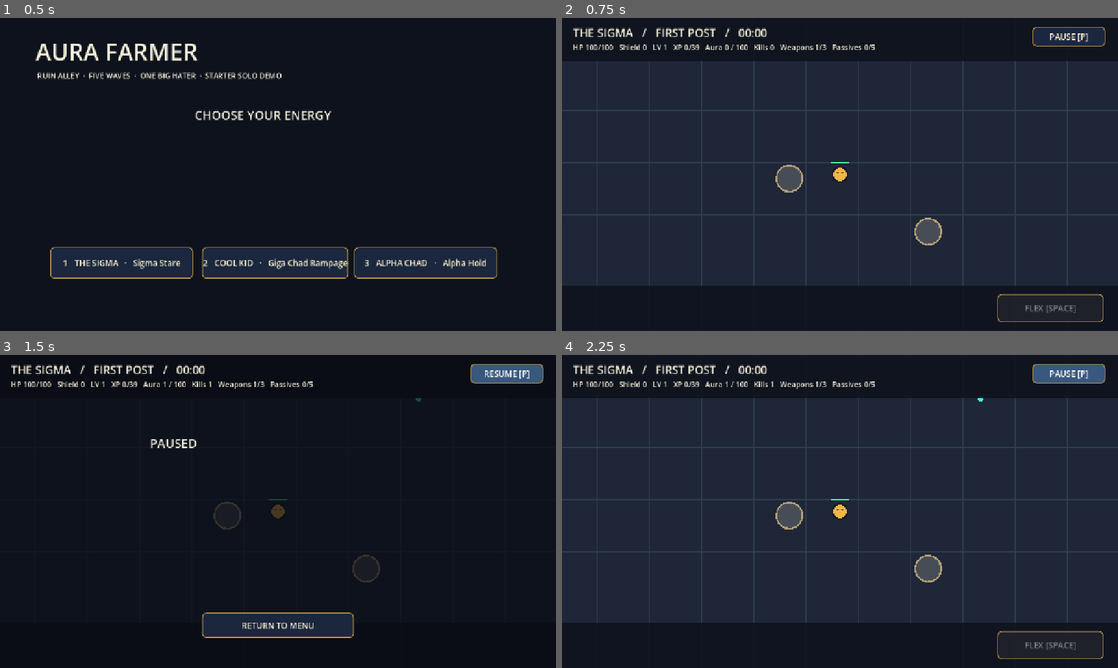
Above: before the commit, frames 1-4 (two rows, left to right).
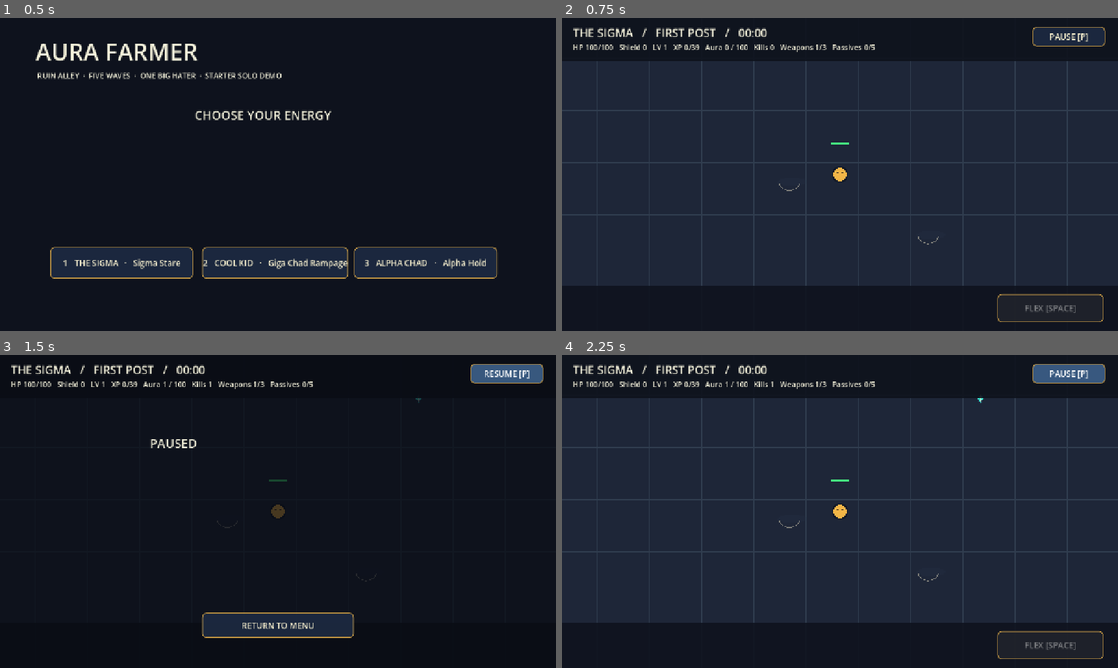
Above: after the commit, the same moments.

Repository: pedro-ai-coder/aura-farmer-godot
Game: Godot game, scene res://scenes/main.tscn
The game is run twice, just before and just after one commit, with the same random seed, the same clock (stepped at 60 frames per second) and the same inputs.
Inputs:
- Up to frame 1 (0.5 s): no input
- Up to frame 2 (0.75 s): click "1 THE SIGMA · Sigma Stare" at 0.5 s
- Up to frame 3 (1.5 s): click "PAUSE [P]" at 1.25 s
- Up to frame 4 (2.25 s): click "RESUME [P]" at 2 s

Frame 1 is identical in both runs. In frame 2, 0.7% of the frame differs, in the area x 38-69%, y 39-73%; in frame 3, 0.2%; in frame 4, 0.7%, in the area x 38-76%, y 13-73%.

Commit message:
feat(visual): remove debug overlays and render approved combat motifs

Diff:
--- a/scripts/solo_run.gd
+++ b/scripts/solo_run.gd
@@ -667,6 +667,7 @@
         var blocked: float = minf(amount, float(enemy["shield"]))
         enemy["shield"] = float(enemy["shield"]) - blocked
         amount -= blocked
+    enemy["hurt_at"] = run_time
     enemy["hp"] = float(enemy["hp"]) - amount
     if float(enemy["hp"]) <= 0.0:
         if enemy["kind"] == "copium-puffer":
@@ -947,6 +948,41 @@
     if event is InputEventScreenDrag and touch_active:
         touch_direction = (event.position - touch_origin).limit_length(85.0) / 85.0
 
+## Option A visual motifs mirror the Phaser browser renderer; collision stays in _advance().
+func _draw_contact_shadow(at: Vector2, radius: float) -> void:
+    draw_set_transform(at + Vector2(3.0, 5.0), 0.0, Vector2(1.05, 0.30))
+    draw_circle(Vector2.ZERO, radius, Color(0.14, 0.20, 0.29, 0.23))
+    draw_set_transform(Vector2.ZERO)
+
+func _draw_pickup(drop: Dictionary) -> void:
+    var at: Vector2 = drop["pos"]
+    var kind := str(drop["kind"])
+    var ink := Color(0.14, 0.20, 0.29)
+    var paper := Color(0.97, 0.93, 0.80)
+    if kind == "aura":
+        var pulse := 1.0 + 0.08 * sin(run_time * 5.0 + at.x * 0.05)
+        var diamond := PackedVector2Array([
+            at + Vector2(0, -12) * pulse, at + Vector2(9, 0) * pulse,
+            at + Vector2(0, 12) * pulse, at + Vector2(-9, 0) * pulse
+        ])
+        draw_colored_polygon(diamond, ink)
+        draw_colored_polygon(PackedVector2Array([
+            at + Vector2(0, -9) * pulse, at + Vector2(6, 0) * pulse,
+            at + Vector2(0, 9) * pulse, at + Vector2(-6, 0) * pulse
+        ]), Color(0.24, 0.90, 0.82))
+        draw_line(at + Vector2(0, -8), at + Vector2(0, 6), paper, 1.5)
+    elif kind == "snack":
+        draw_circle(at, 16.0, ink)
+        draw_rect(Rect2(at - Vector2(12, 12), Vector2(24, 24)), Color(0.44, 0.81, 0.61))
+        draw_rect(Rect2(at - Vector2(3, 9), Vector2(6, 18)), paper)
+        draw_rect(Rect2(at - Vector2(9, 3), Vector2(18, 6)), paper)
+    elif kind == "magnet":
+        draw_circle(at, 16.0, ink)
+        draw_arc(at + Vector2(0, -2), 9.0, 0.0, PI, 16, paper, 8.0)
+        draw_arc(at + Vector2(0, -2), 9.0, 0.0, PI, 16, Color(0.58, 0.46, 0.82), 5.0)
+        draw_line(at + Vector2(-9, -4), at + Vector2(-9, -11), paper, 5.0)
+        draw_line(at + Vector2(9, -4), at + Vector2(9, -11), paper, 5.0)
+
 func _draw() -> void:
     if mode == "menu":
         if not art.draw_backdrop(self, "main-menu", FIELD):
@@ -962,23 +998,23 @@
         for gy in range(0, 1087, 128):
             draw_line(Vector2(0, gy), Vector2(FIELD.size.x, gy), Color(0.19, 0.24, 0.31), 2.0)
     draw_rect(FIELD, Color(0.42, 0.49, 0.53), false, 10.0)
+    # Approved map remains visible: ground contacts indicate solid covers,
+    # instead of drawing unrelated opaque grey debug discs over the painting.
     for cover: Vector2 in COVERS:
-        draw_circle(cover, 31.0, Color(0.28, 0.30, 0.34))
-        draw_arc(cover, 32.0, 0.0, TAU, 24, Color(0.70, 0.62, 0.46), 4.0)
+        _draw_contact_shadow(cover + Vector2(4, 3), 34.0)
+        draw_arc(cover + Vector2(0, 1), 28.0, PI * 0.12, PI * 0.88, 16, Color(0.97, 0.93, 0.80, 0.42), 2.0)
     for drop: Dictionary in pickups:
-        var color := Color(0.31, 0.93, 0.86)
-        if drop["kind"] == "snack":
-            color = Color(0.35, 0.95, 0.42)
-        elif drop["kind"] == "magnet":
-            color = Color(0.93, 0.52, 0.96)
-        draw_circle(drop["pos"], 7.0 if drop["kind"] == "aura" else 12.0, color)
+        _draw_pickup(drop)
     for zone: Dictionary in hazard_zones:
         if run_time < float(zone["at"]):
             draw_arc(Vector2(zone["pos"]), float(zone["radius"]), 0.0, TAU, 48, Color(1.0, 0.61, 0.22, 0.8), 4.0)
         else:
             draw_arc(Vector2(zone["pos"]), float(zone["radius"]), 0.0, TAU, 48, Color(0.98, 0.29, 0.31, 0.8), 6.0)
     for shot: Dictionary in hostile_shots:
-        draw_circle(shot["pos"], float(shot["radius"]), Color(1.0, 0.37, 0.47))
+        var shot_pos: Vector2 = shot["pos"]
+        var shot_dir: Vector2 = shot["dir"]
+        draw_line(shot_pos - shot_dir * 16.0, shot_pos, Color(0.89, 0.45, 0.38), 6.0)
+        draw_circle(shot_pos, 5.0, Color(1.0, 0.45, 0.49))
     for e: Dictionary in enemies:
         var radius: float = float(e["radius"])
         var color := Color(0.89, 0.33, 0.40)
@@ -991,20 +1027,23 @@
         if e["phase"] == "warning" or e["phase"] == "charge-warning":
             var locked: Vector2 = e["locked_direction"]
             draw_line(Vector2(e["pos"]), Vector2(e["pos"]) + locked * 420.0, Color(1.0, 0.58, 0.24, 0.70), 3.0)
-        if not art.draw_enemy(self, e):
+        _draw_contact_shadow(e["pos"], radius)
+        if not art.draw_enemy(self, e, run_time):
             draw_circle(e["pos"], radius, color)
-        draw_circle(e["pos"] + Vector2(-5, -4), 2.0, Color(0.15, 0.12, 0.18))
-        draw_circle(e["pos"] + Vector2(5, -4), 2.0, Color(0.15, 0.12, 0.18))
-        draw_rect(Rect2(e["pos"] + Vector2(-radius, -radius - 13), Vector2(radius * 2.0, 5.0)), Color(0.13, 0.11, 0.13))
-        draw_rect(Rect2(e["pos"] + Vector2(-radius, -radius - 13), Vector2(radius * 2.0 * maxf(0.0, float(e["hp"]) / float(e["max"])), 5.0)), Color(0.63, 0.92, 0.44))
+        var sprite_height := maxf(52.0, radius * (2.6 if bool(SoloEnemyRulesScript.DATA[e["kind"]]["boss"]) else 3.1))
+        var bar_pos: Vector2 = e["pos"] + Vector2(-radius, -sprite_height - 10.0)
+        draw_rect(Rect2(bar_pos, Vector2(radius * 2.0, 5.0)), Color(0.13, 0.11, 0.13))
+        draw_rect(Rect2(bar_pos, Vector2(radius * 2.0 * maxf(0.0, float(e["hp"]) / float(e["max"])), 5.0)), Color(0.63, 0.92, 0.44))
     if attack_flash > 0.0:
         draw_line(player_pos, attack_target, Color(0.99, 0.87, 0.42, 0.6), 5.0)
     if flex_time > 0.0:
         draw_arc(player_pos, 26.0, 0.0, TAU, 36, Color(1.0, 0.89, 0.36), 5.0)
+    _draw_contact_shadow(player_pos, 19.0)
     if not art.draw_hero(self, player_pos, str(hero["id"]), run_time, movement_direction, flex_time > 0.0, attack_flash > 0.0):
         draw_circle(player_pos, 16.0, hero["color"])
         draw_arc(player_pos, 18.0, 0.0, TAU, 32, Color(0.06, 0.09, 0.15), 3.0)
         draw_circle(player_pos + Vector2(-5, -4), 2.1, Color(0.08, 0.08, 0.10))
         draw_circle(player_pos + Vector2(5, -4), 2.1, Color(0.08, 0.08, 0.10))
-    draw_rect(Rect2(player_pos + Vector2(-23, -31), Vector2(46, 5)), Color(0.16, 0.13, 0.14))
-    draw_rect(Rect2(player_pos + Vector2(-23, -31), Vector2(46.0 * hp / max_hp, 5)), Color(0.27, 0.94, 0.50))
+    # Hero art uses a foot pivot: keep the health bar above the head.
+    draw_rect(Rect2(player_pos + Vector2(-23, -79), Vector2(46, 5)), Color(0.16, 0.13, 0.14))
+    draw_rect(Rect2(player_pos + Vector2(-23, -79), Vector2(46.0 * hp / max_hp, 5)), Color(0.27, 0.94, 0.50))
